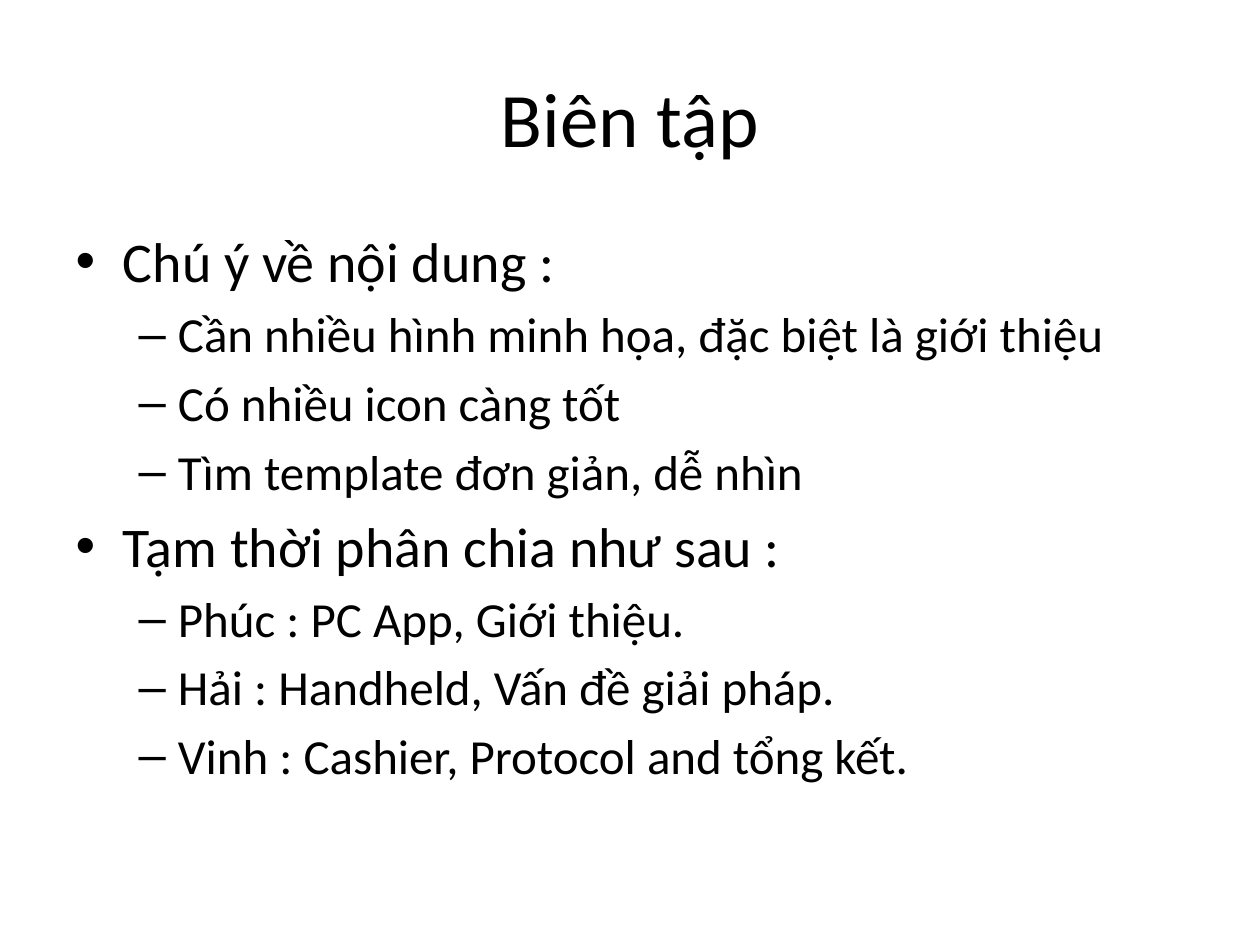
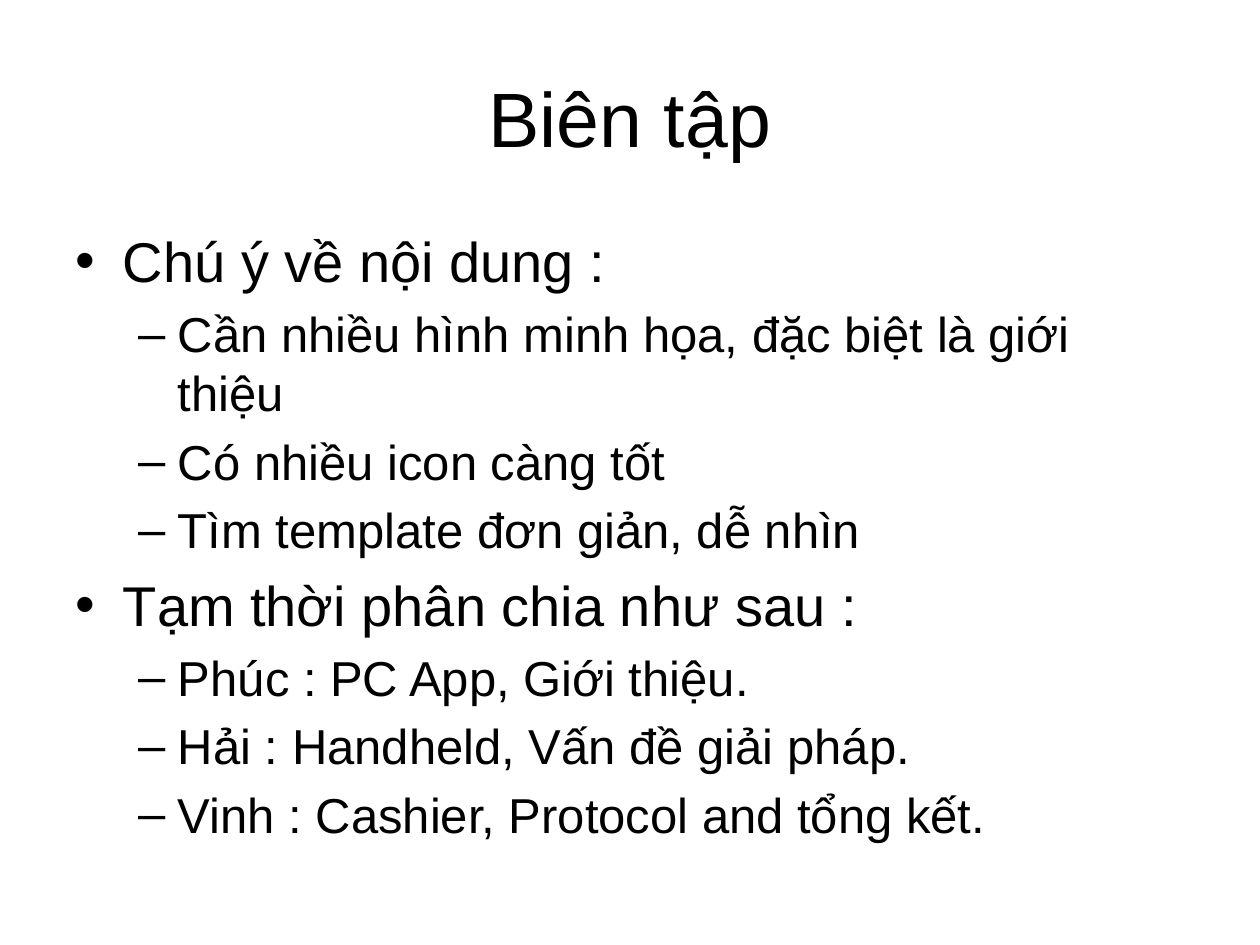
Before and after one commit to golf2109/zigbee-in-supermaket, a slide deck: slide 2 of docs/Report/Queue-Busting.pptx. Drawn at 1260x945 pixels with LibreOffice and Linux fonts; fonts in the diff are those of the drawing. Boxes give left, top, right and bottom in pixels: in the first picture for what was removed or moved away, otherwise in the second. Text is boxed around its words. In the diff, an @@ line names an element or a change of style, - is before the commit and + after.

```diff
--- a/docs/Report/Queue-Busting.pptx
+++ b/docs/Report/Queue-Busting.pptx
@@ title "Biên tập" at [489, 91, 771, 162]: font Calibri to Arial @@
@@ text "Chú ý về nội dung ..." at [123, 239, 1070, 843]: font Calibri to Arial @@
```
Also in this commit, not shown: 8 other slides changed, 4 slides added.
